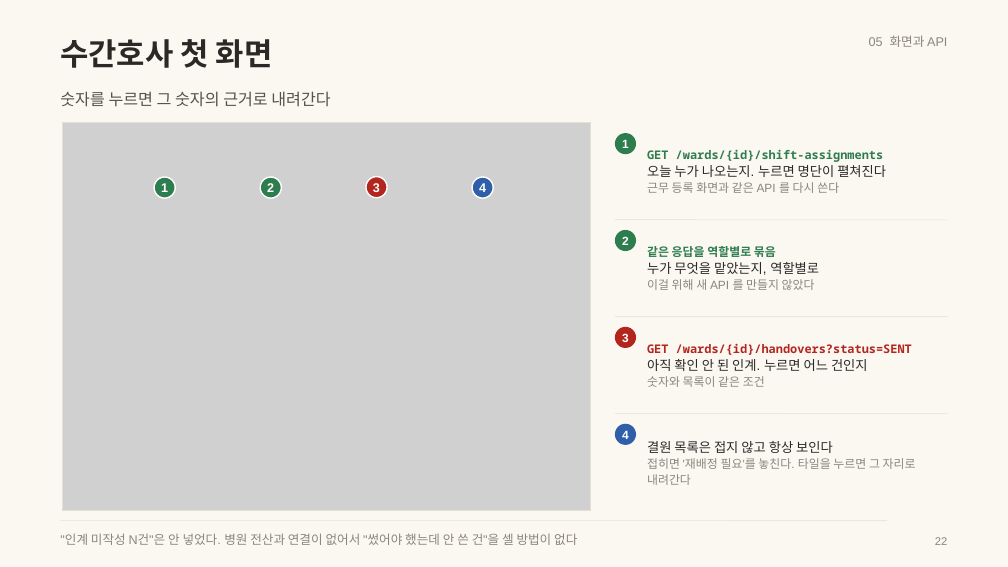
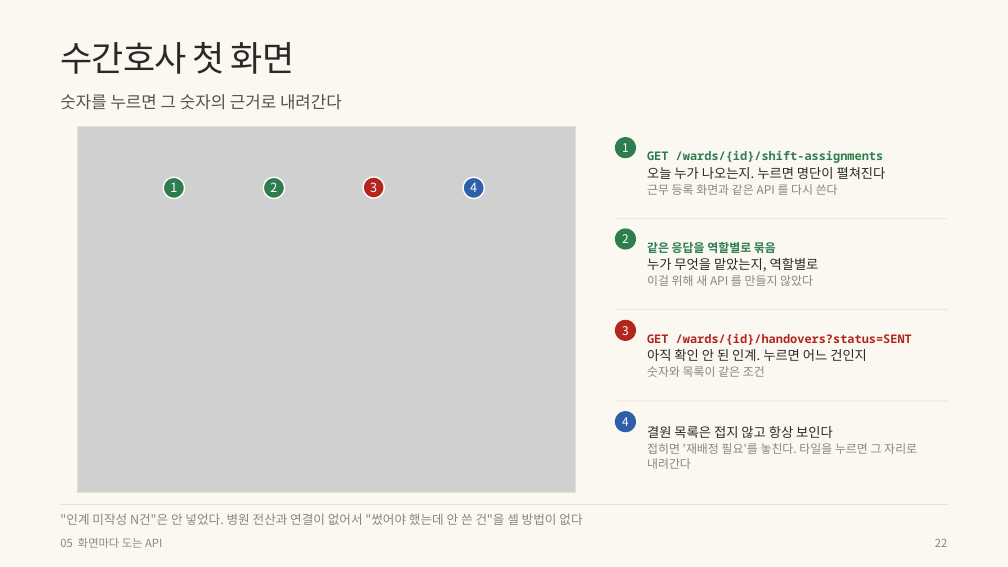
Before and after one commit to wodnjs2020136144/skala-webservice-mini, a slide deck: slide 22 of deliverables/10반_황재원_너와나의인계고리-개요.pptx. Drawn at 1008x567 pixels with LibreOffice and Linux fonts; fonts in the diff are those of the drawing; grey boxes stand for pictures. Boxes give left, top, right and bottom in pixels: in the first picture for what was removed or moved away, otherwise in the second. Text is boxed around its words. In the diff, an @@ line names an element or a change of style, - is before the commit and + after.

```diff
--- a/deliverables/10반_황재원_너와나의인계고리-개요.pptx
+++ b/deliverables/10반_황재원_너와나의인계고리-개요.pptx
@@ text "수간호사 첫 화면" at <box>60,42,295,74</box>: size 22 to 25 pt, font Arial to Noto Sans CJK KR, letter spacing 0 to -0.6 pt, bold off @@
@@ text "숫자를 누르면 그 숫자의 근거로 ..." at <box>60,94,342,110</box>: size 11.5 to 12 pt, font Arial to Noto Sans CJK KR @@
@@ picture: place and size @@
-picture at <box>62,123,592,511</box>
+picture at <box>78,127,577,492</box>
@@ rectangle: place and size @@
-rectangle at <box>62,123,592,511</box>
+rectangle at <box>78,127,577,492</box>
@@ ellipse: place and size @@
-ellipse at <box>615,133,636,154</box>
+ellipse at <box>615,137,636,158</box>
@@ text "GET /wards/{id}/shift-assignments 오늘 누가 나오는지. ..." at <box>647,150,886,195</box>: font Arial to Noto Sans CJK KR in "오늘 누가 나오는지. 누르면 명단이 펼쳐진다", "근무 등록 화면과 같은 API 를 다시 ..." @@
@@ text "1": place and size @@
-text "1" at <box>161,183,168,192</box>
+text "1" at <box>170,183,177,192</box>
@@ ellipse: place and size @@
-ellipse at <box>154,177,175,199</box>
+ellipse at <box>163,177,184,199</box>
@@ text "4": place and size @@
-text "4" at <box>479,183,486,192</box>
+text "4" at <box>470,182,477,192</box>
@@ ellipse: place and size @@
-ellipse at <box>472,177,493,199</box>
+ellipse at <box>463,177,484,199</box>
@@ text "같은 응답을 역할별로 묶음 누가 ..." at <box>647,242,819,286</box>: font Arial to Noto Sans CJK KR in "누가 무엇을 맡았는지, 역할별로", "이걸 위해 새 API 를 만들지 않았다" @@
@@ text "3": place and size @@
-text "3" at <box>622,333,629,342</box>
+text "3" at <box>622,326,629,335</box>
@@ ellipse: place and size @@
-ellipse at <box>615,327,636,348</box>
+ellipse at <box>615,320,636,341</box>
@@ text "GET /wards/{id}/handovers?status=SENT 아직 확인 안 ...": place and size @@
-text "GET /wards/{id}/handovers?status=SENT 아직 확인 안 ..." at <box>647,343,912,387</box>
+text "GET /wards/{id}/handovers?status=SENT 아직 확인 안 ..." at <box>647,333,912,377</box>
@@ text "GET /wards/{id}/handovers?status=SENT 아직 확인 안 ..." at <box>647,333,912,377</box>: font Arial to Noto Sans CJK KR in "아직 확인 안 된 인계. 누르면 어느 ...", "숫자와 목록이 같은 조건" @@
@@ font Arial to Noto Sans CJK KR, bold off in 8 elements at <box>622,234,629,243</box>, <box>270,182,277,192</box>, <box>370,182,377,192</box>, <box>622,143,629,152</box>, <box>170,183,177,192</box>, <box>470,182,477,192</box>, <box>622,326,629,335</box>, <box>622,417,629,426</box> @@
@@ 2 lines, 1 text, 1 ellipse: place and size @@
-2 lines, 1 text, 1 ellipse at <box>615,317,948,445</box>
+2 lines, 1 text, 1 ellipse at <box>615,309,948,432</box>
@@ text "결원 목록은 접지 않고 항상 ...": place and size @@
-text "결원 목록은 접지 않고 항상 ..." at <box>647,441,916,485</box>
+text "결원 목록은 접지 않고 항상 ..." at <box>647,426,917,469</box>
@@ font Arial to Noto Sans CJK KR in 3 elements at <box>935,539,947,547</box>, <box>647,426,917,469</box>, <box>60,513,582,525</box> @@
@@ text ""인계 미작성 N건"은 안 넣었다. ...": place and size @@
-text ""인계 미작성 N건"은 안 넣었다. ..." at <box>60,533,577,545</box>
+text ""인계 미작성 N건"은 안 넣었다. ..." at <box>60,513,582,525</box>
@@ line moved from (60, 521) - (887, 521) to (60, 504) - (948, 504) @@
@@ text at <box>60,538,162,548</box>: text changed; size 9 to 8 pt; font Arial to Noto Sans CJK KR @@
-05 화면과 API
+05 화면마다 도는 API
```
Also in this commit, not shown: 39 other slides changed, 13 other files.
